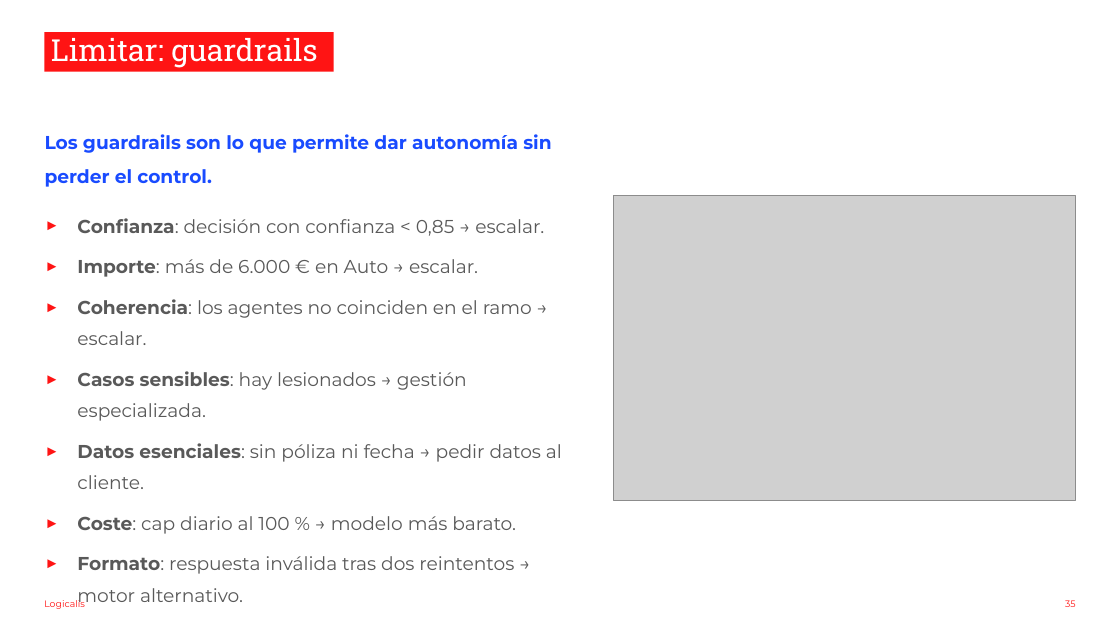
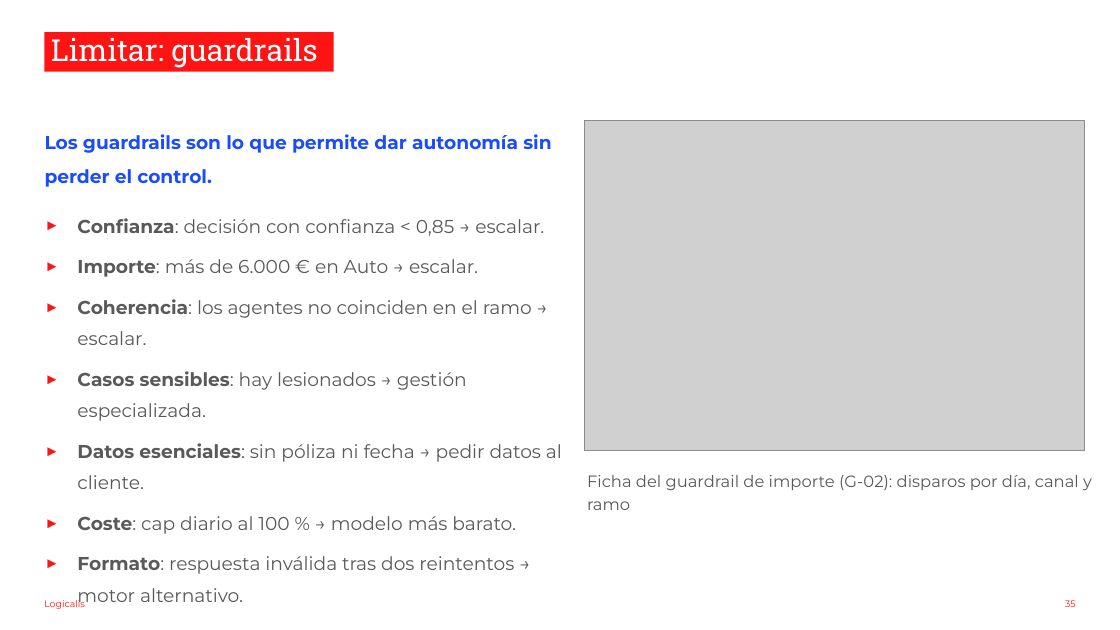
Before and after one commit to nachoenjuto/fnol-triage-v2, a slide deck: slide 35 of _docs/slides-observabilidad.pptx. Drawn at 1120x630 pixels with LibreOffice and Linux fonts; fonts in the diff are those of the drawing; grey boxes stand for pictures; background and template pictures are left out. Boxes give left, top, right and bottom in pixels: in the first picture for what was removed or moved away, otherwise in the second. Text is boxed around its words. In the diff, an @@ line names an element or a change of style, - is before the commit and + after.

```diff
--- a/_docs/slides-observabilidad.pptx
+++ b/_docs/slides-observabilidad.pptx
@@ picture: place and size @@
-picture at (613,195,1075,500)
+picture at (585,120,1085,450)
@@ text added at (587,475,1092,510), 14 pt, text #595959 @@
+Ficha del guardrail de importe (G-02): disparos por día, canal y ramo
```
Also in this commit, not shown: 18 other slides changed, 20 slides added, 20 slides removed, 3 other files.
